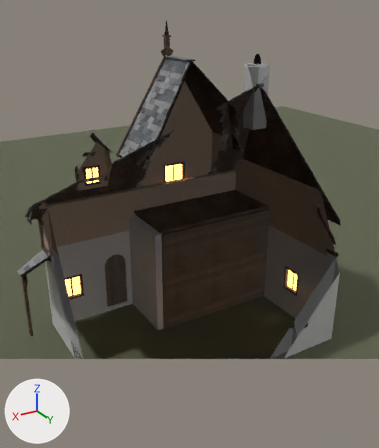
One commit to the Blender file GameClient/ArtSource/Silverbrook/Blacksmith/SilverbrookBlacksmith.blend: the scene before it, then after it.
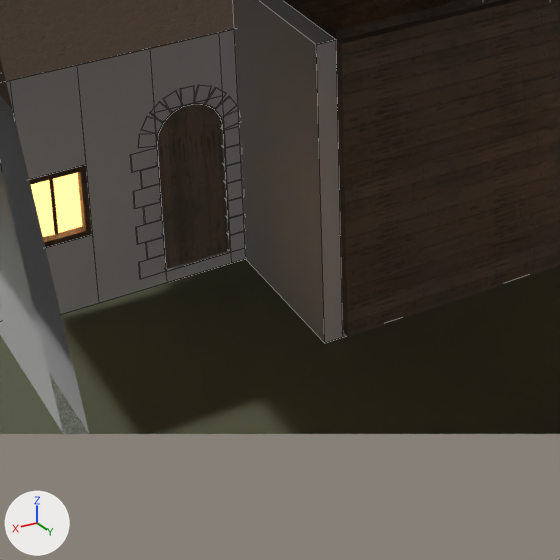
Old and new are each drawn whole from a camera (50 mm lens) standing at (10.14, 17.69, 14.08) and looking at (-0.09, 0.63, 5.55) and again close up on the part from 14% to 61% of the width and 49% to 89% of the height. The axes (+X, +Y, +Z) are drawn at lower left. The lights are the same throughout. The last two pictures show the newer version. The close-ups show mesh edges as thin lines. Everything nearer to the camera than a plane just in front of the edit is cut away.

The first close-up shows 'Ground', 'SM_SBBlacksmith_Details', 'SM_SBBlacksmith_Details_Door1', 'SM_SBBlacksmith_Masonry', 'SM_SBBlacksmith_Plaster', 'SM_SBBlacksmith_Timber'.
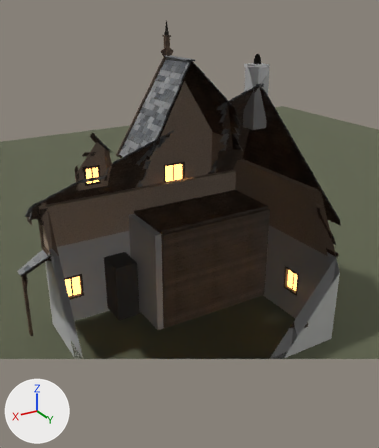
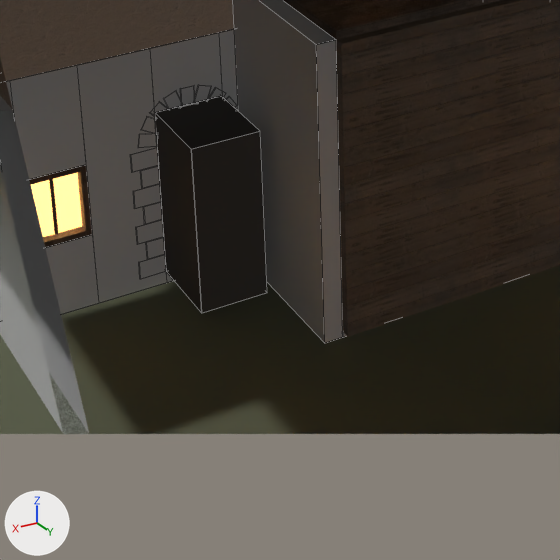
Location of each change, (x1, y1, x2, y2) in pixels of the close-ups (560 x 560 px):
'SM_SBBlacksmith_EntryRooms', added
    after: (155, 96, 267, 313)
'SM_SBBlacksmith_Details_Door1', unchanged, covered by the edit
    before: (157, 104, 228, 269)

The change, as a list of edits to the scene's bpy script:
```text
Add mat_sb_entryroom:
    mat_sb_entryroom = principled_material('SB_EntryRoom')
    mat_sb_entryroom.base_color = (0.05, 0.045, 0.04)  # dark grey #3f3c38
    mat_sb_entryroom.roughness = 0.95
Add me_sm_sbblacksmith_entryrooms:
    me_sm_sbblacksmith_entryrooms.from_pydata([(1.16, -1.92, 0.2), (2.24, -1.92, 0.2), (2.24, -1.92, 2.95), (1.16, -1.92, 2.95), (1.16, -3.31, 0.2), (1.16, -1.92, 0.2), (1.16, -1.92, 2.95), (1.16, -3.31, 2.95), (2.24, -3.31, 2.95), (2.24, -1.92, 2.95), (2.24, -1.92, 0.2), (2.24, -3.31, 0.2), (1.16, -3.31, 0.2), (2.24, -3.31, 0.2), (2.24, -1.92, 0.2), (1.16, -1.92, 0.2), (1.16, -1.92, 2.95), (2.24, -1.92, 2.95), (2.24, -3.31, 2.95), (1.16, -3.31, 2.95)], [], [(0, 1, 2, 3), (4, 5, 6, 7), (8, 9, 10, 11), (12, 13, 14, 15), (16, 17, 18, 19)])
    me_sm_sbblacksmith_entryrooms.materials.append(mat_sb_entryroom)  # dark grey #3f3c38
Add ob_sm_sbblacksmith_entryrooms:
    ob_sm_sbblacksmith_entryrooms = bpy.data.objects.new('SM_SBBlacksmith_EntryRooms', me_sm_sbblacksmith_entryrooms)
    ob_sm_sbblacksmith_entryrooms.location = (0.0, 0.0, 0.0)
```
